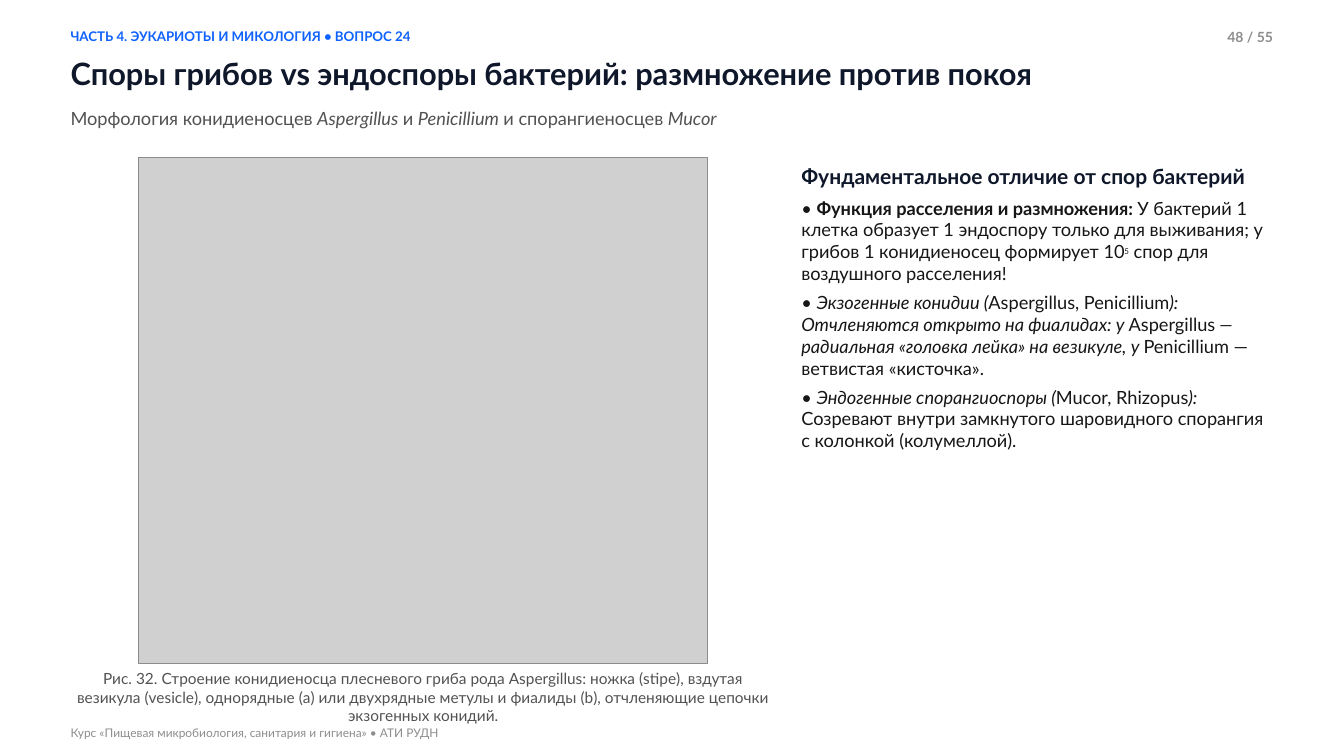
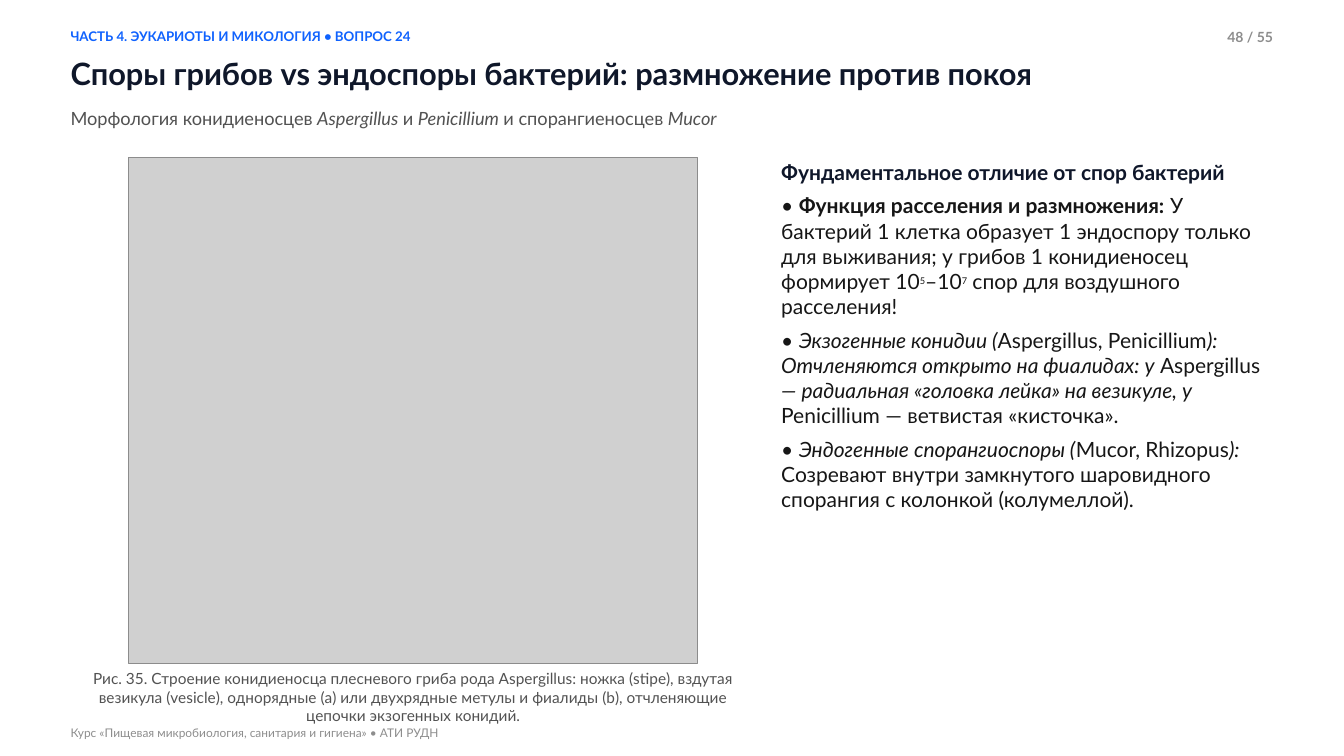
Before and after one commit to yaroslavtsevam/microbio-ati-rudn.github.io, a slide deck: slide 48 of assets/presentations/Lecture_02_Microbiology.pptx. Drawn at 1344x756 pixels with LibreOffice and Linux fonts; fonts in the diff are those of the drawing; grey boxes stand for pictures. Boxes give left, top, right and bottom in pixels: in the first picture for what was removed or moved away, otherwise in the second. Text is boxed around its words. In the diff, an @@ line names an element or a change of style, - is before the commit and + after.

Commit message:
Fix Lecture 2 presentation: enlarge body text in PPTX, fix math/chem formulas, transparent headerless SVG schemes, add 6 fungi illustrations

```diff
--- a/assets/presentations/Lecture_02_Microbiology.pptx
+++ b/assets/presentations/Lecture_02_Microbiology.pptx
@@ picture: place and size @@
-picture at <box>139,157,708,663</box>
+picture at <box>129,157,698,663</box>
@@ text "Фундаментальное отличие от спор бактерий": place and size @@
-text "Фундаментальное отличие от спор бактерий" at <box>801,168,1263,450</box>
+text "Фундаментальное отличие от спор бактерий" at <box>781,164,1260,511</box>
@@ text at <box>781,197,1251,318</box>: text changed; size 13 to 15 pt @@
-• Функция расселения и размножения: У бактерий 1 клетка образует 1 эндоспору только для выживания; у грибов 1 конидиеносец формирует 105 спор для воздушного расселения!
+• Функция расселения и размножения: У бактерий 1 клетка образует 1 эндоспору только для выживания; у грибов 1 конидиеносец формирует 105–107 спор для воздушного расселения!
@@ text at <box>781,332,1260,511</box>: size 13 to 15 pt in "• Экзогенные конидии (Aspergillus, Penicillium): Отчленяются ...", "• Эндогенные спорангиоспоры (Mucor, Rhizopus): Созревают вну ..."; more space between paragraphs @@
@@ text at <box>93,672,733,724</box>: text changed @@
-Рис. 32. Строение конидиеносца плесневого гриба рода Aspergillus: ножка (stipe), вздутая везикула (vesicle), однорядные (a) или двухрядные метулы и фиалиды (b), отчленяющие цепочки экзогенных конидий.
+Рис. 35. Строение конидиеносца плесневого гриба рода Aspergillus: ножка (stipe), вздутая везикула (vesicle), однорядные (a) или двухрядные метулы и фиалиды (b), отчленяющие цепочки экзогенных конидий.
```
Also in this commit, not shown: 54 other slides changed, 20 other files.
